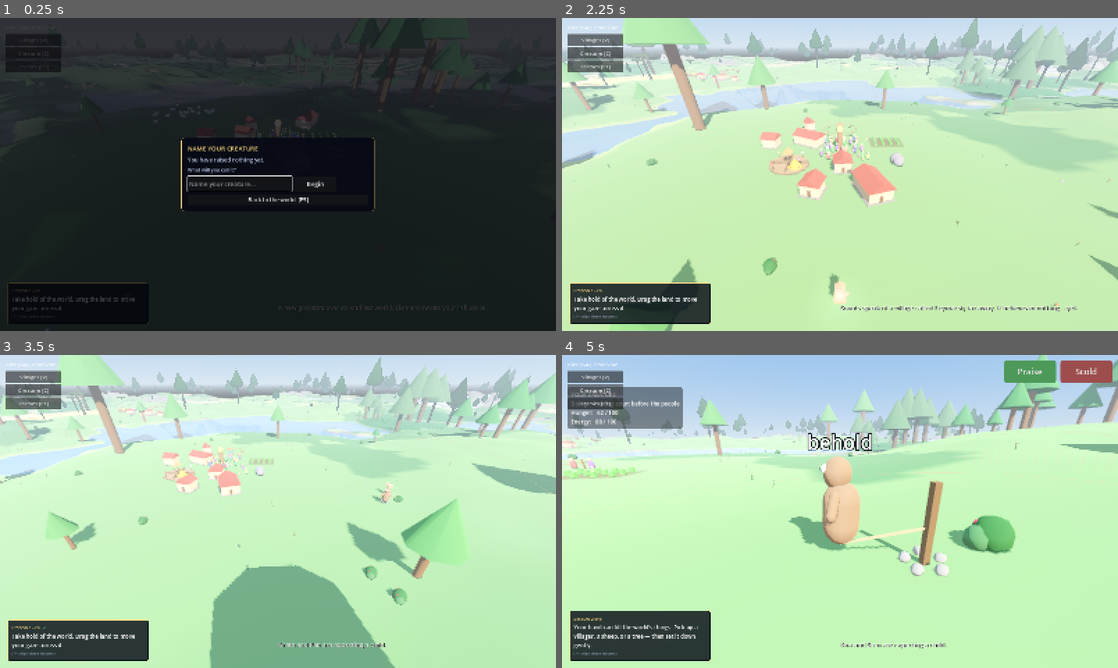
Above: before the commit, frames 1-4 (two rows, left to right).
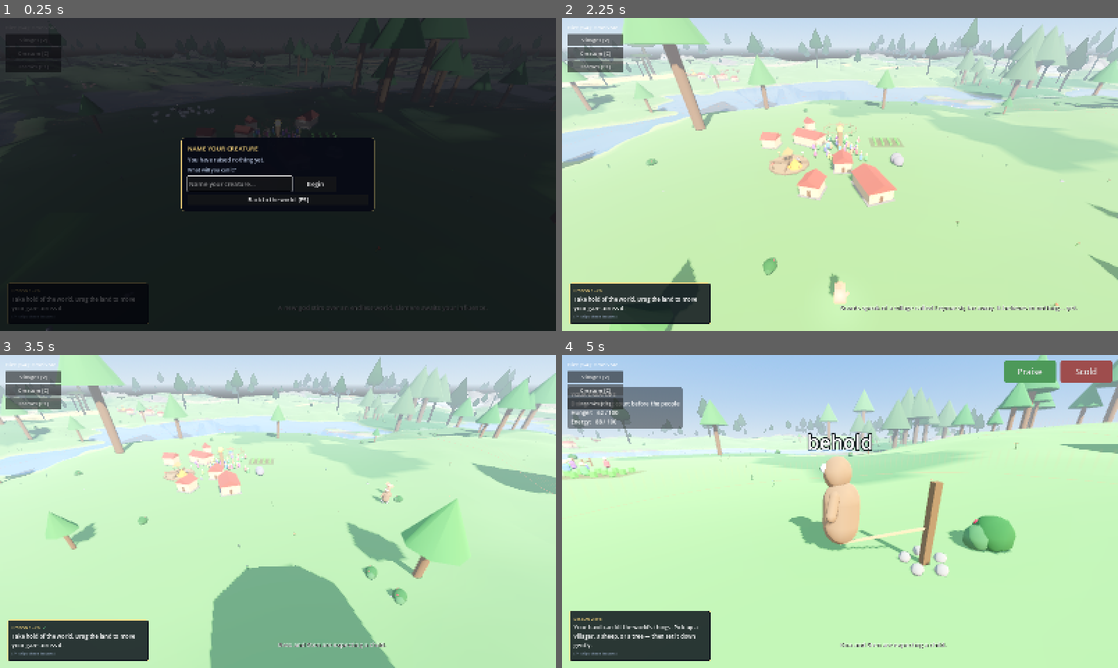
Above: after the commit, the same moments.

Repository: tjloman/tjloman
Game: Godot game, scene res://scenes/main.tscn
Same seed, same stepped clock (60 frames per second), same inputs: the game is played once before the commit and once after it.
Inputs (mouse positions are in pixels of both pictures, inside the frame that each line leads up to):
- Up to frame 1 (0.25 s): no input
- Up to frame 2 (2.25 s): click (801, 183) at 0.52 s; type "Alex" at 0.6 s; click "Begin" at 1.25 s; click "Begin" at 2 s
- Up to frame 3 (3.5 s): tap Enter at 2.75 s; move the mouse to (400, 495) at 2.77 s; hold Right from 2.78 s (still down); hold S (cam_back) from 2.78 s (still down); click (400, 495) at 2.92 s
- Up to frame 4 (5 s): release Right at 3.5 s; release S (cam_back) at 3.5 s; drag from (728, 527) to (812, 574) at 3.52 s; click "Creature [C]" at 4.25 s

The runs differ from the first frame. In frame 1, less than 0.1% of the frame differs, in the area x 46-55%, y 34-39%; in frame 2, 0.4%, in the area x 26-56%, y 18-46%; in frame 3, 0.4%; in frame 4, 0.2%.

Commit message:
Meter: village founding gets its own row
A 3.6 s frame read as "(the solver)" while zipping across the map. Each
chunk's collision is a 17x17 heightmap, which is cheap, but zipping
founds villages, and founding runs in nobody's _process: Village._ready
is reached by a deferred add_sibling, and the staged founding resumes
from a coroutine each frame. Work outside every clock is billed to
whoever ran last, which between physics ticks is the solver row.

Ledger.swap opens a clock for such work and returns the one that was
running; Ledger.resume hands it back without counting a call. Village
founding (_ready, each founder, each founding house, dealing the
charter) now runs under "Village:founding", so the next reading says
whether founding is the freeze or the physics engine really is.

tools/build_spot.py checks every founding step is wrapped (break-
tested); it and tools/stones.py follow the founding into _found.

Co-Authored-By: Claude Opus 5.5 <noreply@anthropic.com>
Claude-Session: https://claude.ai/code/session_01NqBKfyc5c6bViy6kUi2S7P

Diff:
--- a/scripts/ledger.gd
+++ b/scripts/ledger.gd
@@ -159,6 +159,29 @@
 	_since = now
 	_tag = tag
 	_rang[what] = int(_rang.get(what, 0)) + 1
+
+
+## WORK THAT IS NOBODY'S _process: a deferred call, a coroutine resuming, a
+## node's _ready. It runs between the clocks and was billed to whoever ran last —
+## usually "(the solver)", which is how a village founded while zipping across
+## the map could read as a 3.6-second physics step. Open a clock for the work and
+## get back the one that was running; hand that to `resume` when done.
+static func swap(what: StringName) -> StringName:
+	var was := _open
+	open(what)
+	return was
+
+
+## And give the clock back to whoever had it, without counting it as a call.
+static func resume(was: StringName) -> void:
+	if not on:
+		return
+	var now := Time.get_ticks_usec()
+	if _open != &"":
+		_close(now)
+	_open = was
+	_since = now
+	_tag = null
 
 
 static func _close(now: int) -> void:
--- a/scripts/world/village.gd
+++ b/scripts/world/village.gd
@@ -328,6 +328,14 @@
 
 func _ready() -> void:
 	BootTrail.mark("founding the village of %s" % village_name)
+	# Founding is nobody's _process — see Ledger.swap. Its own row, so a town
+	# raised mid-frame is not billed to whatever ran before it.
+	var clock := Ledger.swap(&"Village:founding")
+	_found()
+	Ledger.resume(clock)
+
+
+func _found() -> void:
 	add_to_group("village")
 	if is_player_home:
 		converted = true
@@ -396,6 +404,12 @@
 
 ## The town's business, once it has its people and its roofs.
 func _open_for_business() -> void:
+	var clock := Ledger.swap(&"Village:founding")
+	_deal_the_work()
+	Ledger.resume(clock)
+
+
+func _deal_the_work() -> void:
 	# AND EVERYBODY IS PUT TO WORK BEFORE THE FIRST FRAME RUNS.
 	#
 	# Founded without this, fifty people with no job all ask the board what the
@@ -745,6 +759,13 @@
 ## founding rings had exactly that seam: they packed tight and neat, and then
 ## the first thing anybody built went forty metres out.
 func _raise_founding_house(world: WorldGen, raised: int) -> int:
+	var clock := Ledger.swap(&"Village:founding")
+	var beds := _raise_house_for_founding(world, raised)
+	Ledger.resume(clock)
+	return beds
+
+
+func _raise_house_for_founding(world: WorldGen, raised: int) -> int:
 	var size: int = FOUNDING_SIZES[raised % FOUNDING_SIZES.size()]
 	var spot := find_build_spot(world, ROOM_ROUND_A_HOUSE
 		+ float(House.SPECS[size]["width"]))
@@ -858,6 +879,12 @@
 
 
 func _spawn_founder(i: int, count: int) -> void:
+	var clock := Ledger.swap(&"Village:founding")
+	_raise_founder(i, count)
+	Ledger.resume(clock)
+
+
+func _raise_founder(i: int, count: int) -> void:
 	var v := _make_villager(_founding_age(i, count))
 	# NOBODY DIES ON THE FIRST MORNING. A lifespan is rolled between sixty
 	# and eighty-five without reference to the age it is handed, so a
Not shown, changed: tools/build_spot.py
Not shown, changed: tools/stones.py
